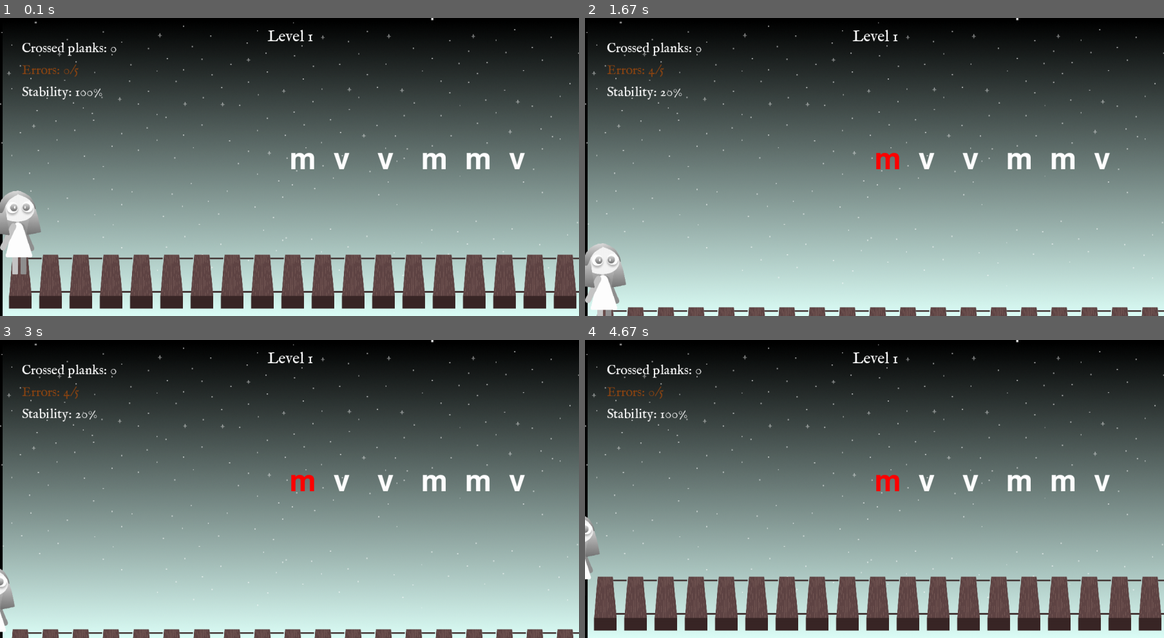
Above: before the commit, frames 1-4 (two rows, left to right).
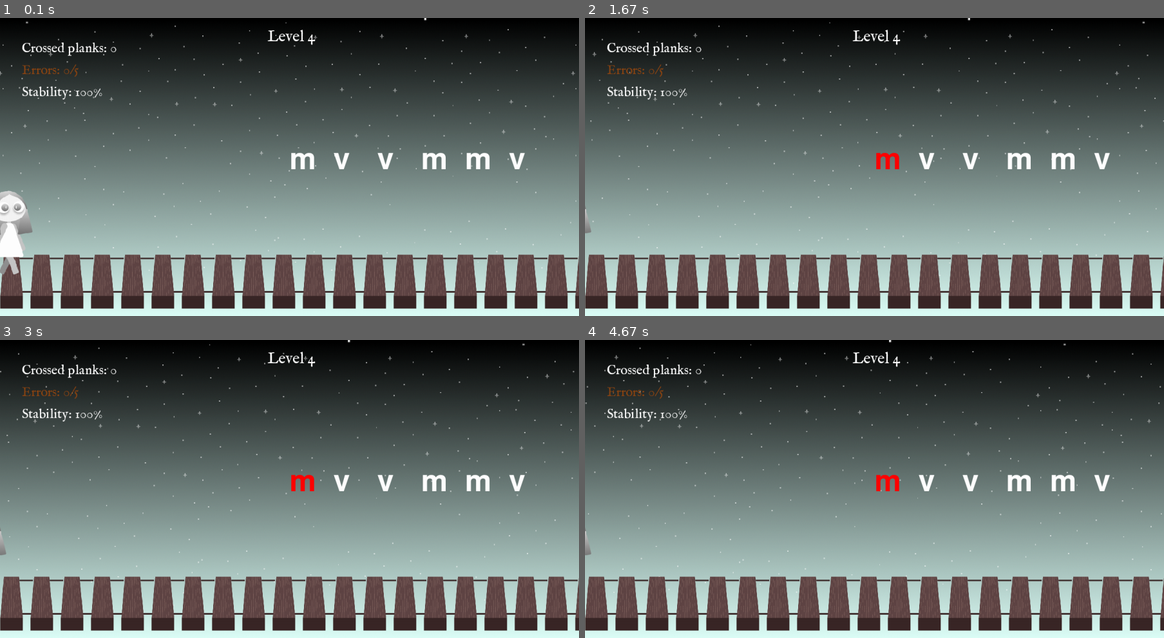
Above: after the commit, the same moments.

Repository: klissiadev/swampofsouls_pygame
Game: pygame game, started from level4.py
The game is run twice, just before and just after one commit, with the same random seed, the same clock (stepped at 60 frames per second) and the same inputs.
Inputs:
- Up to frame 1 (0.1 s): no input
- Up to frame 2 (1.67 s): tap Enter at 0.33 s; tap Space at 0.67, 1.07, 1.37, 1.57 s
- Up to frame 3 (3 s): tap Space at 1.9, 2.2, 2.4, 2.7, 2.97 s
- Up to frame 4 (4.67 s): tap Space at 3.3, 3.6, 3.73, 4.13, 4.43 s

The runs differ from the first frame. In frame 1, 12% of the frame differs, in the area x 0-100%, y 0-100%; in frame 2, 16%; in frame 3, 16%; in frame 4, 12%.

Commit message:
Adding background and player movement level 04

Diff:
--- a/level4.py
+++ b/level4.py
@@ -1,5 +1,9 @@
 import pygame
 import time
+import math
+import player as player_mod
+
+from level2 import clock
 
 # Initializing Pygame
 pygame.init()
@@ -15,9 +19,12 @@
 screen = pygame.display.set_mode((WIDTH, HEIGHT))
 pygame.display.set_caption("Level - 04")
 
+clock = pygame.time.Clock()
+FPS = 60
+
 #Screen background
-background_image = pygame.image.load('./level04/background-sky.png')
-background_image = pygame.transform.scale(background_image, (WIDTH, HEIGHT))
+background_image = pygame.image.load('./level04/background-sky.png').convert()
+bg_w= background_image.get_width()
 
 # Defining fonts
 font = pygame.font.Font(None, 100)
@@ -32,6 +39,8 @@
 background_sound.play()
 
 # Defining game variables
+tiles = math.ceil(WIDTH / bg_w) + 1
+scroll_bg = 0
 total_planks = 45
 crossed_planks = 0
 errors = 0
@@ -42,6 +51,11 @@
 error_time = None  # Time when an error occurs
 error_color_duration = 2  # Duration in seconds to show the red color
 
+# Player animations
+moving_sprites = pygame.sprite.Group()
+player = player_mod.Player(WIDTH/2 - 65, 370)
+moving_sprites.add(player)
+
 def create_letter_row():
     with open('level04\LetterRow.txt', 'r') as file:
         letter_row = [line.rstrip('\n').replace("'", "") for line in file]
@@ -50,7 +64,7 @@
 letter_row = create_letter_row()
 
 # Positions of the planks
-plank_positions = [( 20 + i * 69, HEIGHT // 2 + 200) for i in range(total_planks)]
+plank_positions = [( i * 69, HEIGHT // 2 + 200) for i in range(total_planks)]
 
 # Player's starting position
 player_position = [plank_positions[0][0], plank_positions[0][1] - 200]  # Starts on the first plank
@@ -67,13 +81,14 @@
 
 # Function to jump animation
 def player_jump(target_x, target_y, offset_x, stability_y):
+    global scroll_bg
     jump_peak = -100  # Altura máxima do pulo (negativo para subir)
     jump_duration = 10  # Duração total do pulo (número de frames)
 
     start_x, start_y = player_position[0] , player_position[1]
 
     # Se o jogador está próximo do final da tela, altera o comportamento
-    if player_position[0] > WIDTH - 175:
+    if player_position[0] > WIDTH - 300:
         for i in range(jump_duration):
             # Progresso do pulo de 0 a 1
             t = i / jump_duration
@@ -83,7 +98,13 @@
 
             # Desenha o estado atual do jogo para cada frame do pulo
             screen.fill(BLACK)
-            screen.blit(background_image, (0, 0))
+            for i in range(0, tiles):
+                screen.blit(background_image, (i * bg_w + scroll_bg, 0))
+            # Scroll background
+            scroll_bg -= 1
+            # Reset scroll
+            if abs(scroll_bg) > bg_w:
+                scroll_bg = 0
             draw_bridge(offset_x, stability_y)
             draw_game_state(offset_x, stability_y)
             pygame.display.flip()
@@ -103,23 +124,28 @@
 
             # Desenha o estado atual do jogo para cada frame do pulo
             screen.fill(BLACK)
-            screen.blit(background_image, (0, 0))
+            for i in range(0, tiles):
+                screen.blit(background_image, (i * bg_w + scroll_bg, 0))
+            # Scroll background
+            scroll_bg -= 1
+            # Reset scroll
+            if abs(scroll_bg) > bg_w:
+                scroll_bg = 0
             draw_bridge(offset_x, stability_y)
             draw_game_state(offset_x, stability_y)
             pygame.display.flip()
             pygame.time.delay(20)
 
-
 # Function to draw the player state
 def draw_game_state(offset_x, stability_y):
-    global bridge_stability, error_time
+    global bridge_stability, error_time,player,player_position
 
     # Draw the player
-    player = pygame.transform.scale(pygame.image.load('./level04/ALMA_WALKING1.png').convert_alpha(), (112, 200))
-    screen.blit(player, (player_position[0] + offset_x - 37, player_position[1] + stability_y + 45))
+    player_img = pygame.transform.scale(player.image, (112, 200))
+    screen.blit(player_img, (player_position[0] + offset_x - 37, player_position[1] + stability_y + 45))
 
     # Draw level
-    level_text = normal_font.render(f'Level 1', True, WHITE)
+    level_text = normal_font.render(f'Level 4', True, WHITE)
     screen.blit(level_text, (WIDTH//2 - 50, 20))
 
     # Draw row of letters (next letter in center)
@@ -147,14 +173,23 @@
 
 # Game loop
 def game_loop():
-    global letter_row, crossed_planks, errors, start_time, bridge_stability, player_position, error_time
+    global letter_row, crossed_planks, errors, start_time, bridge_stability, player_position, error_time,scroll_bg,tiles,bg_w, FPS, clock, player
     running = True
     offset_x = 0  # Screen scroll control
     stability_y = 0
 
     while running:
+        clock.tick(FPS)
         screen.fill(BLACK)
-        screen.blit(background_image, (0, 0))
+        for i in range(0,tiles):
+            screen.blit(background_image, (i * bg_w + scroll_bg, 0))
+
+        # Scroll background
+        scroll_bg -= 1
+
+        # Reset scroll
+        if abs(scroll_bg) > bg_w:
+            scroll_bg = 0
 
         # Draw bridge and game state with offset
         draw_bridge(offset_x, stability_y)
@@ -177,8 +212,8 @@
                         player_jump(plank_positions[crossed_planks][0] + 12, plank_positions[crossed_planks][1] - 200 + 45, offset_x, stability_y)
 
                     # Move the bridge
-                    if player_position[0] > WIDTH - 175:
-                        offset_x = WIDTH - 175 - player_position[0]
+                    if player_position[0] > WIDTH - 300:
+                        offset_x = WIDTH - 300 - player_position[0]
                 else:
                     # Incorrect letter, bridge gives a little
                     errors += 1
@@ -209,13 +244,17 @@
         # Check if the player crossed all the boards
         if crossed_planks >= total_planks:
             # Move the player to the floor
-            player_position[0] += 5  # Keep moving right
-
-            if player_position[0] > WIDTH:  # If the player has already left the screen
-                running = False  # End the game
-
+            player_position[0] += 5
+            player.animate()
+        else:
+            player.stopAnimating()
+
+        if player_position[0] > WIDTH:  # If the player has already left the screen
+            running = False  # End the game
+
+        moving_sprites.update(0.25)
         pygame.display.flip()
-        pygame.time.delay(100)
+        pygame.display.update()
 
     pygame.quit()
 
Binary file removed: level04/ALMA_WALKING1.png
Binary file changed: level04/background-sky.png
